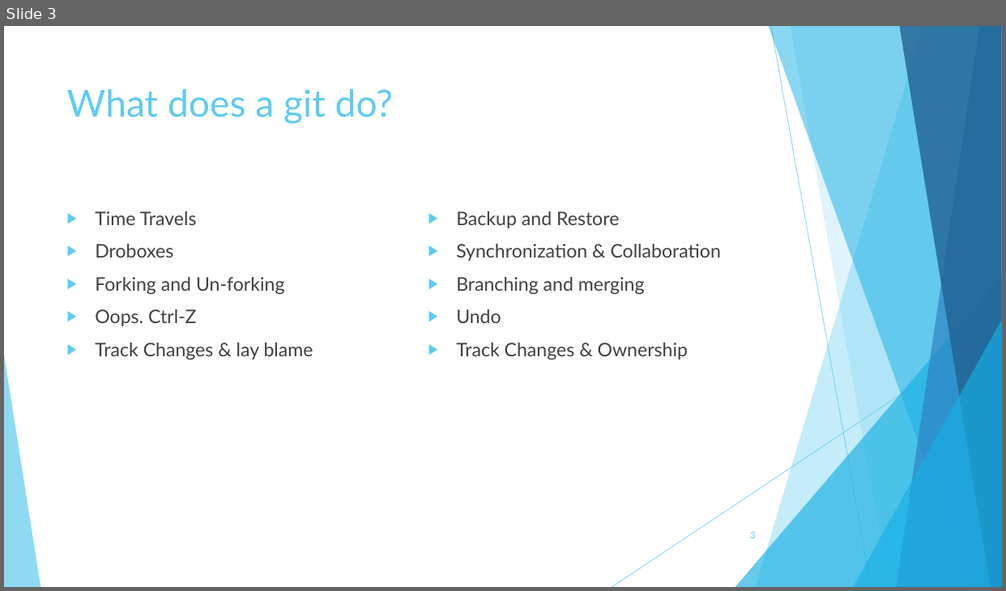
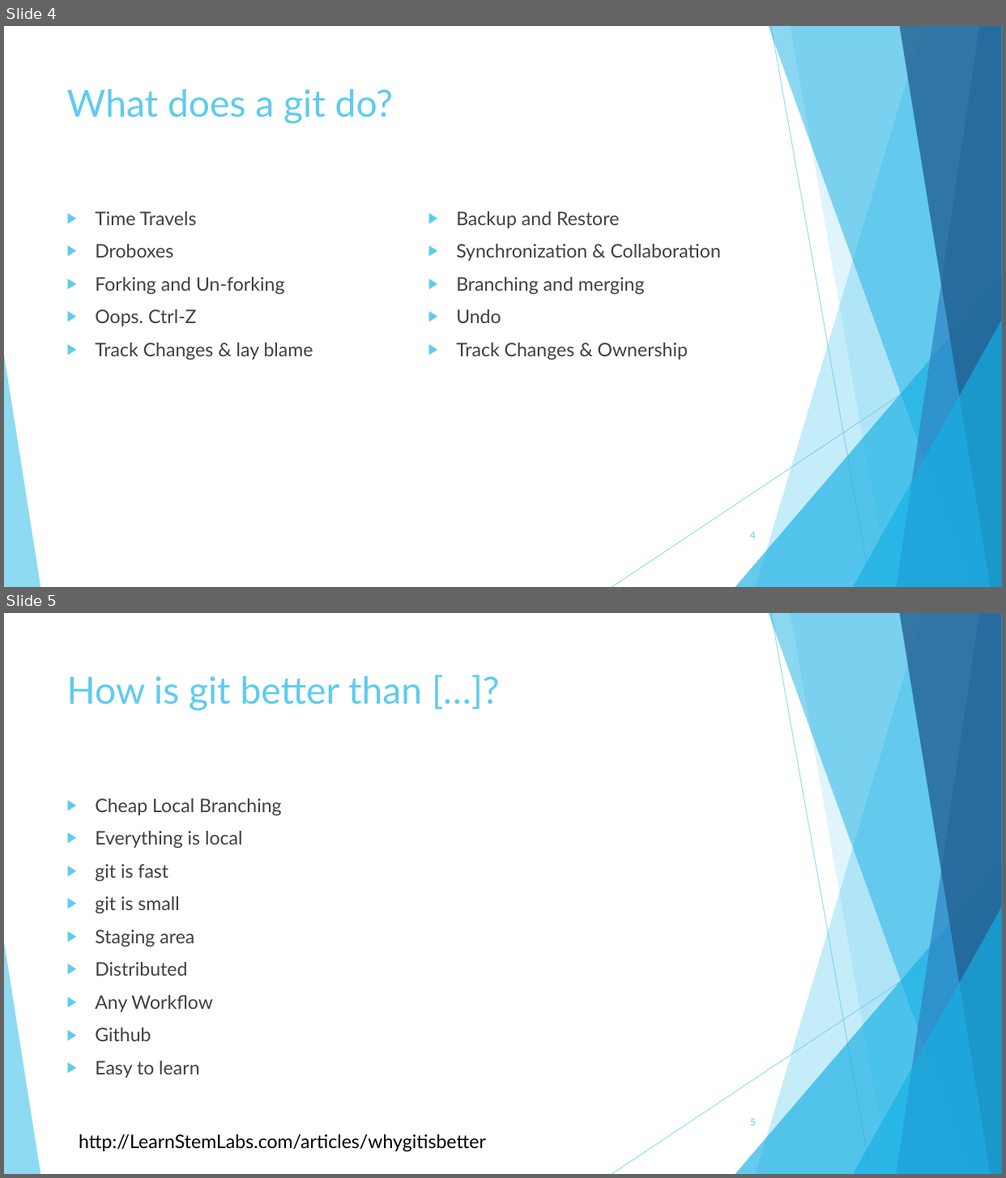
Before and after one commit to TechplexEngineer/GitCheatSheet, a slide deck: ppt/Getting started with GIT.pptx. Shown one above the other, each under a label of ours: slide 3 before the commit, slides 4 and 5 after it. The pictures are 1006x591 and 1006x1178 pixels, drawn with LibreOffice and Linux fonts; fonts in the diff are those of the drawing. Boxes give left, top, right and bottom in pixels: in the first picture for what was removed or moved away, otherwise in the second. Text is boxed around its words. In the diff, an @@ line names an element or a change of style, - is before the commit and + after.

```diff
--- a/ppt/Getting started with GIT.pptx
+++ b/ppt/Getting started with GIT.pptx
@@ slide 5 added at [4,613,1002,1174], background #FFFFFF; not listed: 10 template elements that a slide beside it also shows @@
@@ title added at [67,676,422,711], 36 pt, text #5FCBEF @@
+How is git better than […]?
@@ text added at [95,798,282,1078], 18 pt, text #404040 @@
+▶ Cheap Local Branching
+▶ Everything is local
+▶ git is fast
+▶ git is small
+▶ Staging area
+▶ Distributed
+▶ Any Workflow
+▶ Github
+▶ Easy to learn
@@ page number added at [750,1118,756,1126], 9 pt, text #5FCBEF @@
+5
@@ text added at [79,1135,486,1152], 18 pt, text #000000 @@
+http://LearnStemLabs.com/articles/whygitisbetter
@@ what was slide 3 is now slide 4 @@
@@ page number at [750,531,756,539]: text changed @@
-3
+4
```
Also in this commit, not shown: 12 slides changed, 10 other slides added, 2 slides removed.
